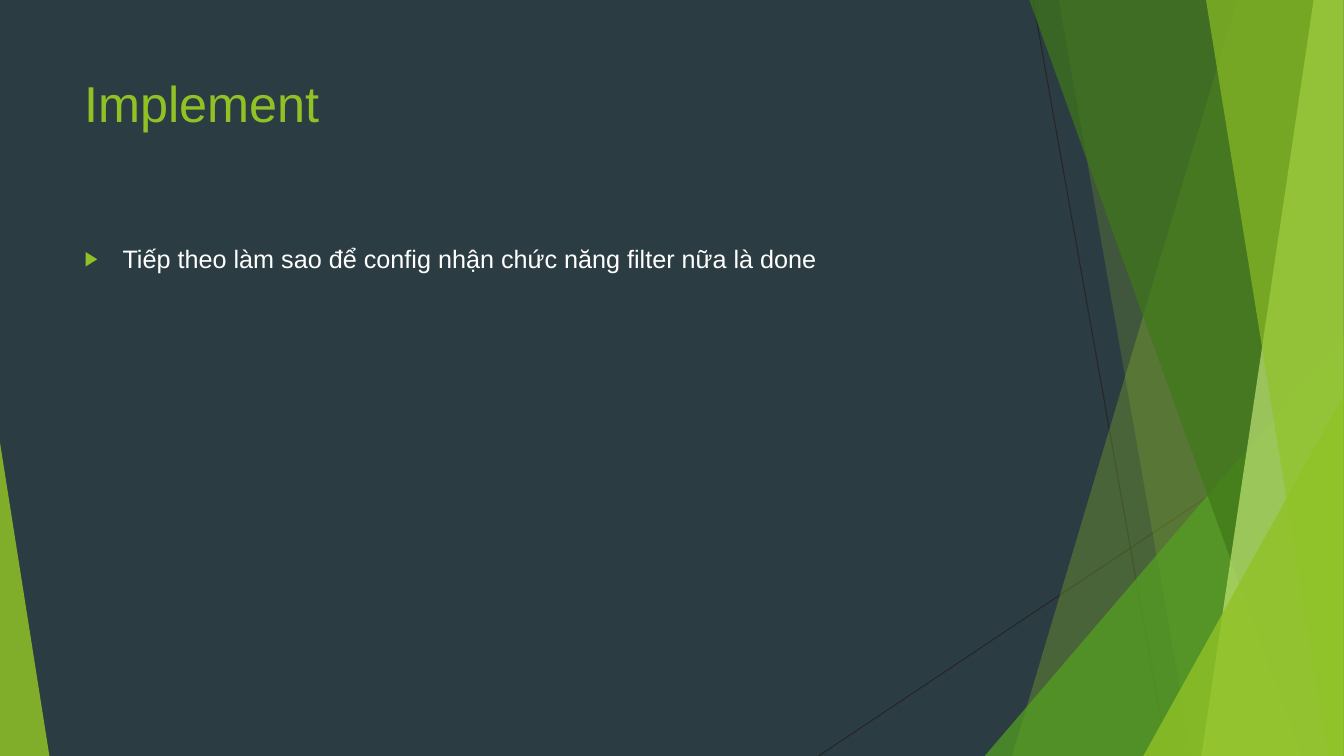
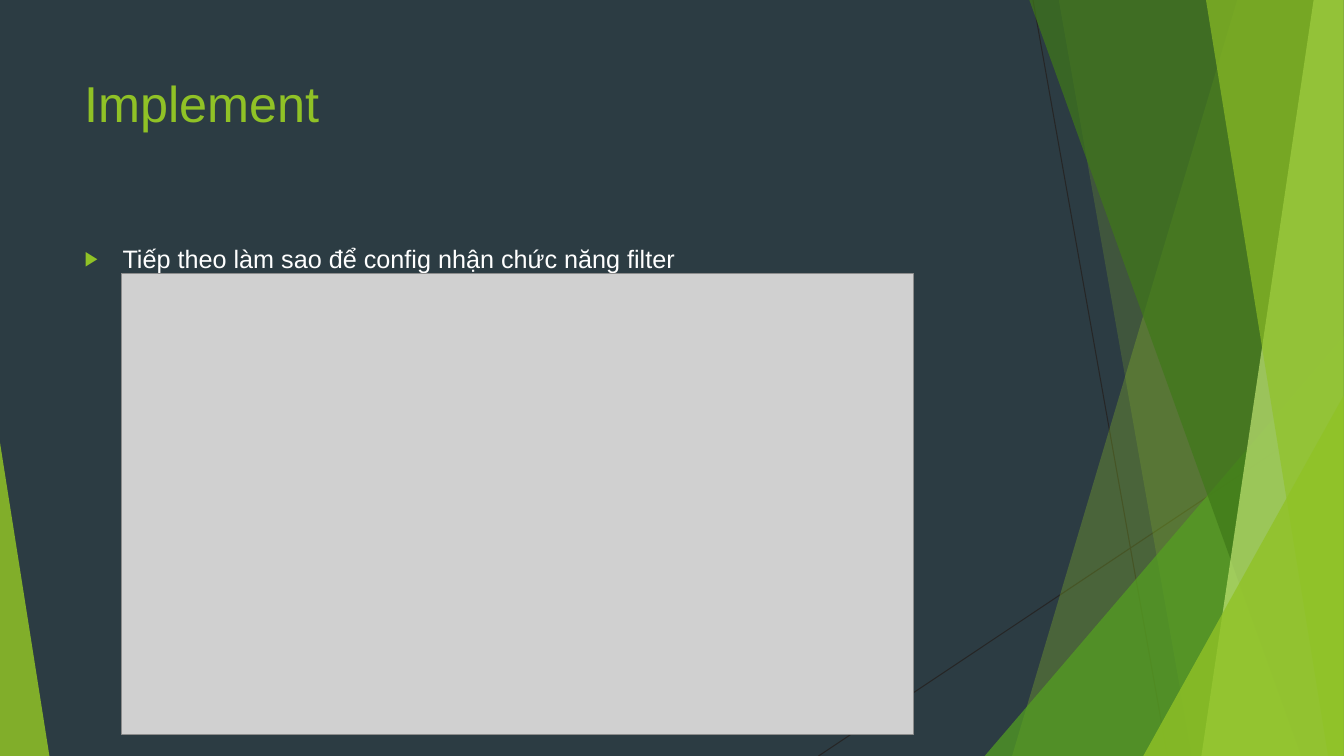
Before and after one commit to sobbingwind/SpringBoot, a slide deck: slide 20 of 11.Spring Security JWT.pptx (slide 17 before the commit). Drawn at 1344x756 pixels with LibreOffice and Linux fonts; fonts in the diff are those of the drawing; grey boxes stand for pictures. Boxes give left, top, right and bottom in pixels: in the first picture for what was removed or moved away, otherwise in the second. Text is boxed around its words. In the diff, an @@ line names an element or a change of style, - is before the commit and + after.

```diff
--- a/11.Spring Security JWT.pptx
+++ b/11.Spring Security JWT.pptx
@@ text at (123,248,675,274): text changed @@
-▶ Tiếp theo làm sao để config nhận chức năng filter nữa là done
+▶ Tiếp theo làm sao để config nhận chức năng filter
@@ picture added at (121,274,913,735) @@
```
Also in this commit, not shown: 1 other slide changed, 24 slides added.
